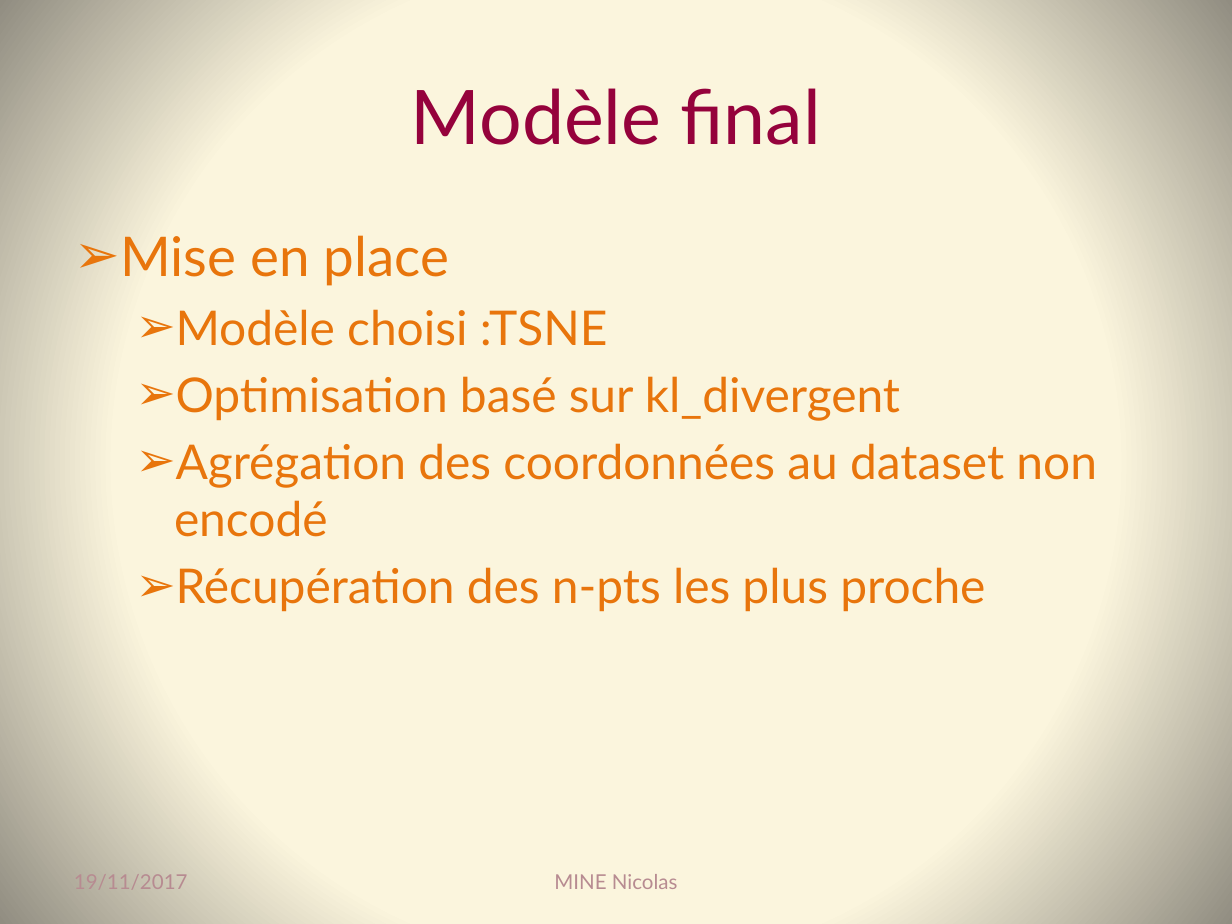
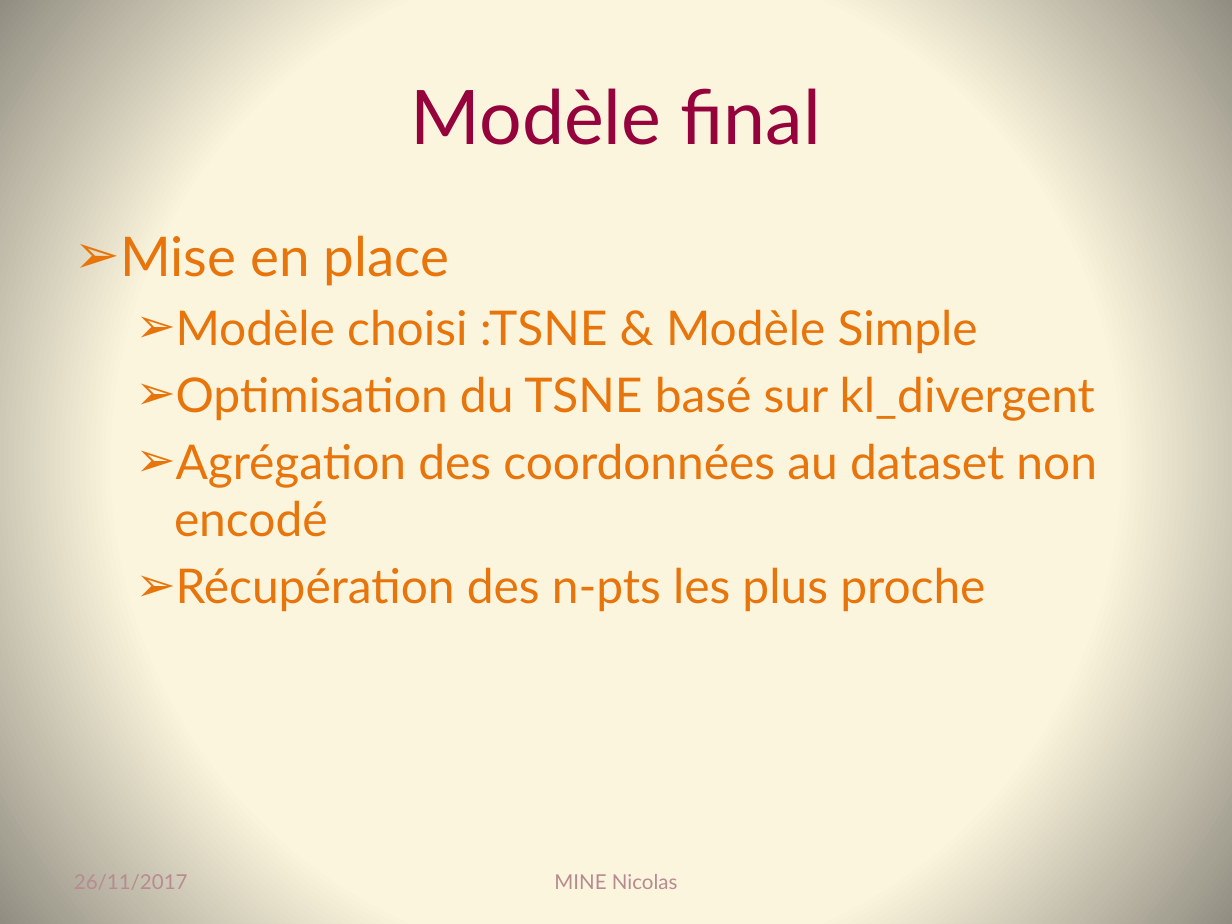
Before and after one commit to Coni63/OC_DS, a slide deck: slide 16 of P3/Presentation-projet_3.pptx (slide 15 before the commit). Drawn at 1232x924 pixels with LibreOffice and Linux fonts; fonts in the diff are those of the drawing. Boxes give left, top, right and bottom in pixels: in the first picture for what was removed or moved away, otherwise in the second. Text is boxed around its words. In the diff, an @@ line names an element or a change of style, - is before the commit and + after.

```diff
--- a/P3/Presentation-projet_3.pptx
+++ b/P3/Presentation-projet_3.pptx
@@ text at [176,309,1095,421]: text changed @@
-  ➢ Modèle choisi :TSNE
-  ➢ Optimisation basé sur kl_divergent
+  ➢ Modèle choisi :TSNE & Modèle Simple
+  ➢ Optimisation du TSNE basé sur kl_divergent
@@ text at [74,874,188,889]: text changed @@
-19/11/2017
+26/11/2017
```
Also in this commit, not shown: 17 other slides changed, 2 slides added, 10 other files.
